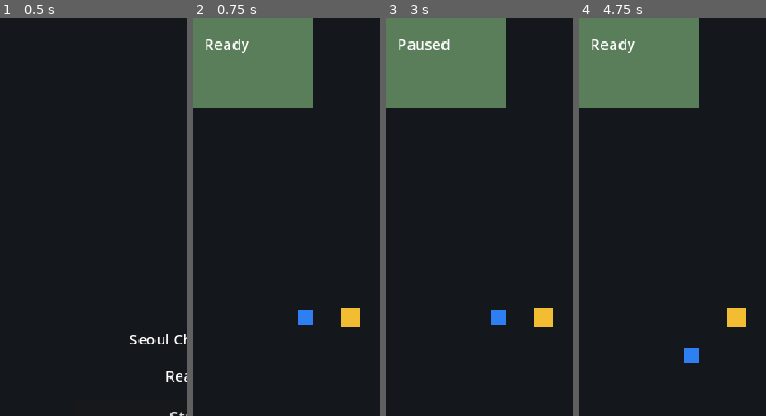
Above: before the commit, frames 1-4 (left to right).
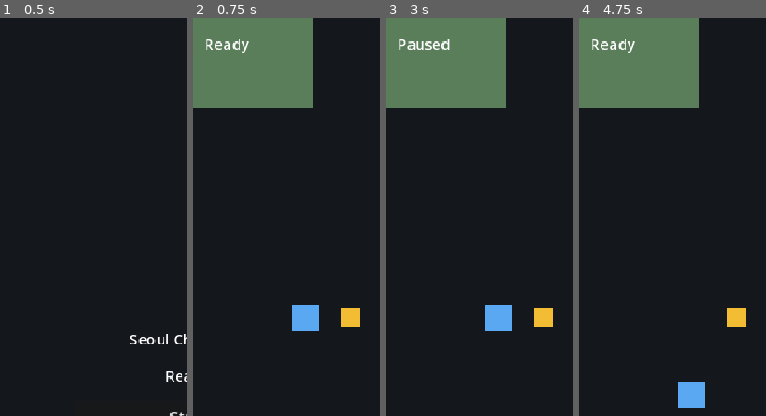
Above: after the commit, the same moments.

Repository: 0xkkun/seoul-challenge
Game: Godot game, scene res://scenes/lobby/lobby.tscn
Same seed, same stepped clock (60 frames per second), same inputs: the game is played once before the commit and once after it.
Inputs:
- Up to frame 1 (0.5 s): no input
- Up to frame 2 (0.75 s): click "Start" at 0.5 s
- Up to frame 3 (3 s): click "Resume" at 1.25 s; click "Finish" at 2 s; click "Pause" at 2.75 s
- Up to frame 4 (4.75 s): hold Right (ui_right) 3.53-4.28 s; tap Enter at 4.25 s; hold Down (ui_down) from 4.28 s (still down)
The pictures show only the part of the screen within x 0-50%, y 0-50%; the shares and areas given below are measured in that part.

Frame 1 is identical in both runs. In frame 2, 0.9% of the frame differs, in the area x 52-68%, y 72-79%; in frame 3, 0.9%; in frame 4, 1.2%, in the area x 52-68%, y 82-98%.

Commit message:
[Scene] 탑다운 플레이어 이동 (#43)
* [Scene] 탑다운 플레이어 이동 추가 (#8)

CharacterBody2D 기반 탑다운 이동 — WASD+방향키+게임패드 좌스틱.
이동 수학(desired_velocity/step_velocity)을 순수 함수로 분리해 단위 테스트로 검증.
가속/감속 포함, placeholder 비주얼(Polygon2D) + CircleShape 콜리전.

verify_quick: 단위 3건 PASS, 전체 게이트 통과.

Co-Authored-By: Claude Opus 4.8 (1M context) <noreply@anthropic.com>

* fix(session): instance Player instead of SampleActor in session root

Codex 리뷰(#43) 반영: 플레이 경로(scene_transition → session_root)가 placeholder
SampleActor 대신 실제 이동 가능한 Player 를 ActorLayer 에 인스턴스화한다. 이제
WASD/방향키/게임패드 이동이 유닛 테스트 밖 실제 세션에서 동작한다.

- session_root.tscn: ActorLayer actor 를 player.tscn 으로 교체 (노드명 Player, %Player)
- session_root.gd: actor 참조 %SampleActor → %Player
- test_template_smoke.gd: 세션 actor(%Player)의 입력→속도 반응 검증으로 갱신

verify_full 게이트 통과: unit 26 / integration 17 / functional 1.

Co-Authored-By: Claude Opus 4.8 (1M context) <noreply@anthropic.com>

---------

Co-authored-by: Claude Opus 4.8 (1M context) <noreply@anthropic.com>

Diff:
--- /dev/null
+++ b/scenes/player/player.tscn
@@ -0,0 +1,16 @@
+[gd_scene load_steps=3 format=3]
+
+[ext_resource type="Script" path="res://scripts/player/player.gd" id="1_player"]
+
+[sub_resource type="CircleShape2D" id="CircleShape2D_player"]
+radius = 14.0
+
+[node name="Player" type="CharacterBody2D"]
+script = ExtResource("1_player")
+
+[node name="Collision" type="CollisionShape2D" parent="."]
+shape = SubResource("CircleShape2D_player")
+
+[node name="Placeholder" type="Polygon2D" parent="."]
+color = Color(0.36, 0.66, 0.95, 1)
+polygon = PackedVector2Array(-14, -14, 14, -14, 14, 14, -14, 14)
--- a/scenes/session/session_root.tscn
+++ b/scenes/session/session_root.tscn
@@ -1,7 +1,7 @@
 [gd_scene load_steps=7 format=3]
 
 [ext_resource type="Script" path="res://scripts/session/session_root.gd" id="1_session"]
-[ext_resource type="PackedScene" path="res://scenes/actors/sample_actor.tscn" id="2_actor"]
+[ext_resource type="PackedScene" path="res://scenes/player/player.tscn" id="2_actor"]
 [ext_resource type="PackedScene" path="res://scenes/interactables/sample_interactable.tscn" id="3_interactable"]
 [ext_resource type="PackedScene" path="res://scenes/ui/session_ui_root.tscn" id="4_ui"]
 [ext_resource type="Script" path="res://scripts/systems/interaction_system.gd" id="5_interaction"]
@@ -17,7 +17,7 @@
 
 [node name="ActorLayer" type="Node2D" parent="."]
 
-[node name="SampleActor" parent="ActorLayer" instance=ExtResource("2_actor")]
+[node name="Player" parent="ActorLayer" instance=ExtResource("2_actor")]
 unique_name_in_owner = true
 position = Vector2(120, 320)
 
--- /dev/null
+++ b/scripts/player/player.gd
@@ -0,0 +1,52 @@
+extends CharacterBody2D
+## 탑다운 플레이어 이동 (#8)
+##
+## 입력: WASD + 방향키 + 게임패드 좌스틱.
+## 이동 수학(desired_velocity / step_velocity)은 순수 함수로 분리해 단위 테스트가 가능하다.
+## 실시간 입력 읽기와 물리는 _physics_process / read_input_vector 에서만 처리한다.
+
+@export var move_speed: float = 220.0      ## 최고 속도 (px/s)
+@export var acceleration: float = 2200.0   ## 가속 (px/s^2)
+@export var friction: float = 2600.0       ## 감속 (px/s^2)
+@export var stick_deadzone: float = 0.2    ## 게임패드 좌스틱 데드존
+
+
+func _physics_process(delta: float) -> void:
+	var input_vector := read_input_vector()
+	velocity = step_velocity(velocity, input_vector, delta)
+	move_and_slide()
+
+
+## 입력 벡터 → 목표 속도. 대각선 입력도 최고 속도를 넘지 않도록 정규화. 순수 함수.
+func desired_velocity(input_vector: Vector2) -> Vector2:
+	var v := input_vector
+	if v.length() > 1.0:
+		v = v.normalized()
+	return v * move_speed
+
+
+## 현재 속도를 목표 속도로 가속/감속한다. 입력이 있으면 acceleration, 없으면 friction. 순수 함수(테스트 대상).
+func step_velocity(current: Vector2, input_vector: Vector2, delta: float) -> Vector2:
+	var target := desired_velocity(input_vector)
+	var rate := acceleration if input_vector.length() > 0.01 else friction
+	return current.move_toward(target, rate * delta)
+
+
+## 실시간 입력을 모아 방향 벡터로 반환한다 (I/O — 단위 테스트 제외).
+func read_input_vector() -> Vector2:
+	var v := Vector2.ZERO
+	if Input.is_physical_key_pressed(KEY_A) or Input.is_key_pressed(KEY_LEFT):
+		v.x -= 1.0
+	if Input.is_physical_key_pressed(KEY_D) or Input.is_key_pressed(KEY_RIGHT):
+		v.x += 1.0
+	if Input.is_physical_key_pressed(KEY_W) or Input.is_key_pressed(KEY_UP):
+		v.y -= 1.0
+	if Input.is_physical_key_pressed(KEY_S) or Input.is_key_pressed(KEY_DOWN):
+		v.y += 1.0
+	var stick := Vector2(
+		Input.get_joy_axis(0, JOY_AXIS_LEFT_X),
+		Input.get_joy_axis(0, JOY_AXIS_LEFT_Y)
+	)
+	if stick.length() >= stick_deadzone:
+		v += stick
+	return v
--- a/scripts/session/session_root.gd
+++ b/scripts/session/session_root.gd
@@ -3,7 +3,7 @@
 const POOLED_MARKER_SCENE = preload("res://scenes/interactables/sample_pooled_marker.tscn")
 const GYEONGBOKGUNG_LAYOUT = preload("res://resources/layouts/gyeongbokgung.tres")
 
-@onready var actor: Node2D = %SampleActor
+@onready var actor: Node2D = %Player
 @onready var room_layer: Node = %RoomLayer
 @onready var interactable_layer: Node = %InteractableLayer
 @onready var sample_interactable: Node = %SampleInteractable
--- a/tests/functional/test_template_smoke.gd
+++ b/tests/functional/test_template_smoke.gd
@@ -24,9 +24,9 @@
 
 	_runner.assert_true(GameManager.is_session_active(), "session starts on ready")
 
-	var actor: Node2D = session.get_node("%SampleActor")
-	actor.apply_input_vector(Vector2.RIGHT, 0.25)
-	_runner.assert_true(actor.position.x > 120.0, "sample actor responds to input path")
+	var actor: Node2D = session.get_node("%Player")
+	var step: Vector2 = actor.step_velocity(Vector2.ZERO, Vector2.RIGHT, 1.0 / 60.0)
+	_runner.assert_true(step.x > 0.0, "player responds to input path")
 
 	session.trigger_sample_interaction()
 	_runner.assert_eq(session.completed_interactions, 1, "sample interaction completes")
--- /dev/null
+++ b/tests/unit/test_player_movement.gd
@@ -0,0 +1,37 @@
+extends Node
+## #8 플레이어 이동 — 순수 이동 수학 단위 테스트.
+## 물리/입력 없이 step_velocity / desired_velocity 만 검증한다.
+## player.gd 는 전역 class_name 을 두지 않으므로(병렬 개발 충돌 방지) 동적 호출 + 결과 명시 타입을 쓴다.
+
+const PlayerScript := preload("res://scripts/player/player.gd")
+
+var _runner: Node
+
+
+func _set_runner(runner: Node) -> void:
+	_runner = runner
+
+
+func test_input_moves_velocity_toward_direction() -> void:
+	var p = PlayerScript.new()
+	var v: Vector2 = p.step_velocity(Vector2.ZERO, Vector2.RIGHT, 1.0)
+	_runner.assert_true(v.x > 0.0, "오른쪽 입력은 +x 속도를 만든다")
+	_runner.assert_true(is_equal_approx(v.y, 0.0), "수평 입력은 y 속도에 영향이 없다")
+	p.free()
+
+
+func test_diagonal_speed_is_normalized() -> void:
+	var p = PlayerScript.new()
+	var speed: float = p.move_speed
+	var target: Vector2 = p.desired_velocity(Vector2(1.0, 1.0))
+	_runner.assert_true(abs(target.length() - speed) < 0.01, "대각선 입력도 최고 속도를 넘지 않는다")
+	p.free()
+
+
+func test_no_input_decelerates() -> void:
+	var p = PlayerScript.new()
+	var speed: float = p.move_speed
+	var moving := Vector2(speed, 0.0)
+	var stopped: Vector2 = p.step_velocity(moving, Vector2.ZERO, 1.0)
+	_runner.assert_true(stopped.length() < moving.length(), "입력이 없으면 감속한다")
+	p.free()
Not shown, added: scripts/player/player.gd.uid
Not shown, added: tests/unit/test_player_movement.gd.uid
